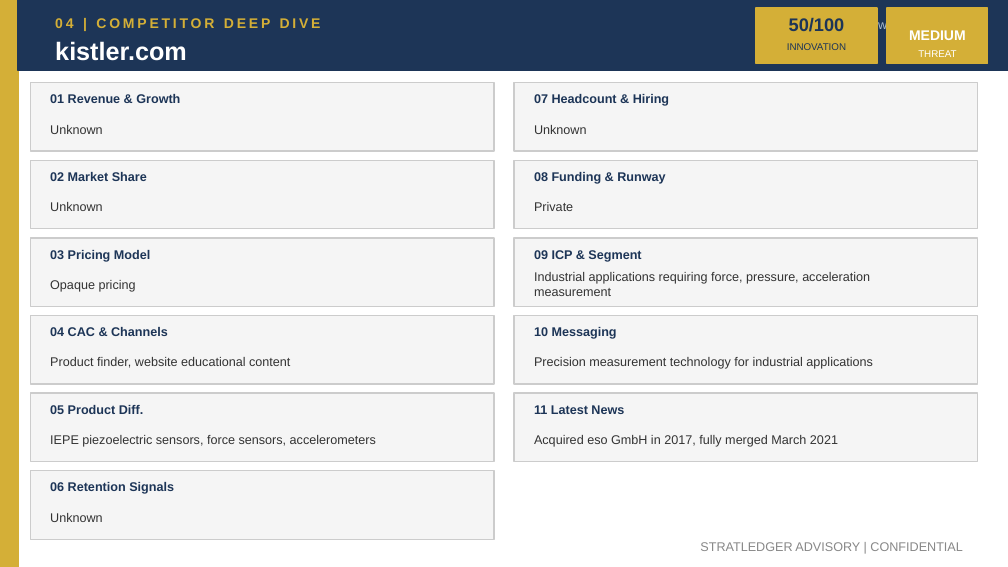
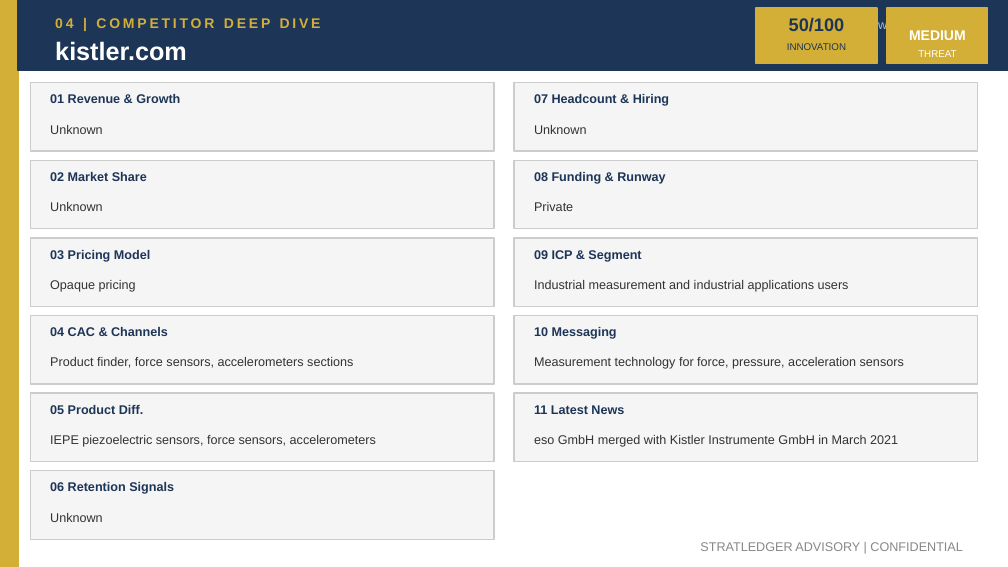
Before and after one commit to apexmakeshop-dot/droplet-commands, a slide deck: slide 7 of mesh_bioplastics_CI_Report.pptx. Drawn at 1008x567 pixels with LibreOffice and Linux fonts; fonts in the diff are those of the drawing. Boxes give left, top, right and bottom in pixels: in the first picture for what was removed or moved away, otherwise in the second. Text is boxed around its words. In the diff, an @@ line names an element or a change of style, - is before the commit and + after.

```diff
--- a/mesh_bioplastics_CI_Report.pptx
+++ b/mesh_bioplastics_CI_Report.pptx
@@ text at (534,280,849,292): text changed @@
-Industrial applications requiring force, pressure, acceleration measurement
+Industrial measurement and industrial applications users
@@ text at (50,357,353,368): text changed @@
-Product finder, website educational content
+Product finder, force sensors, accelerometers sections
@@ text at (534,357,904,369): text changed @@
-Precision measurement technology for industrial applications
+Measurement technology for force, pressure, acceleration sensors
@@ text at (534,435,898,447): text changed @@
-Acquired eso GmbH in 2017, fully merged March 2021
+eso GmbH merged with Kistler Instrumente GmbH in March 2021
```
Also in this commit, not shown: 4 other slides changed.
